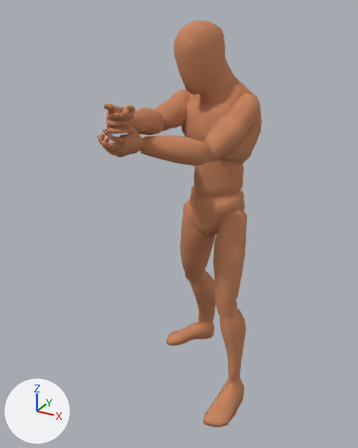
What one commit did to the Blender file rigs/human/combat/ranged/animation-human-pistol-aim-neutral.blend.
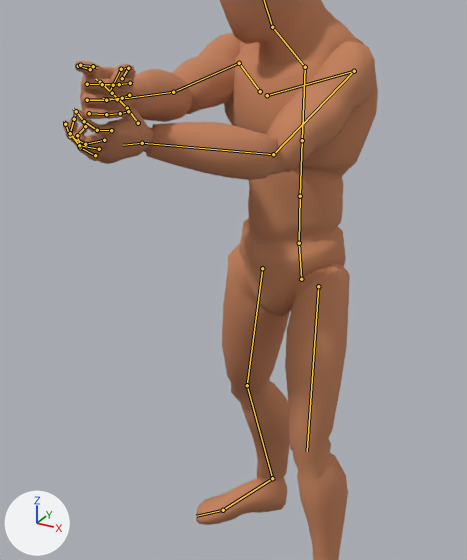
Old and new are each drawn whole from a 50 mm lens placed at (0.901, -1.985, 1.827), pointed at (-0.102, -0.16, 0.915) and again close up on the part from 18% to 86% of the width and 16% to 81% of the height. Every picture has the same lights, and +X, +Y and +Z are marked at lower left. The first two pictures are the older version. Both versions are drawn at frame 0 of the action 'Pistol_Aim_Neutral'; the numbers are the values there. The bones that change, and the others that lie on the model, are drawn over the model as lines in the close-ups.

Names of what the first close-up shows: 'Mannequin'.
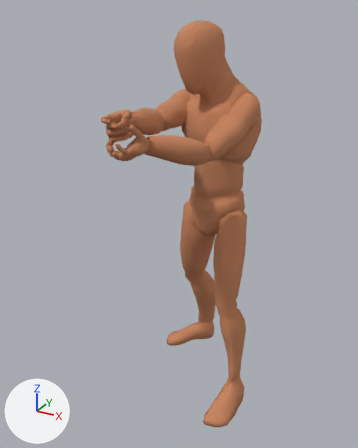
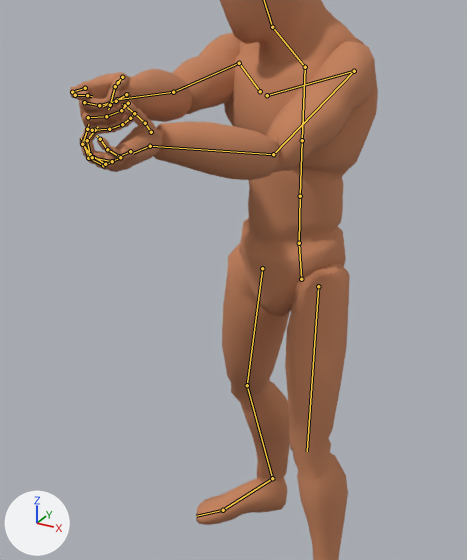
What the commit changed:
Bone 'FK_forearm_L' (bone_fk_forearm_l) turns from (47, -30, 1) to (48, -54, -7) degrees about its own x, y and z.
Bone 'FK_hand_R' (bone_fk_hand_r) turns from (3, 38, -6) to (-17, 38, -8) degrees about its own x, y and z.

Changed parts and their boxes (x1, y1, x2, y2) in the close-ups (467 x 560 px):
'Mannequin', posed
    before: (63, 0, 378, 560)
    after: (70, 0, 378, 560)
